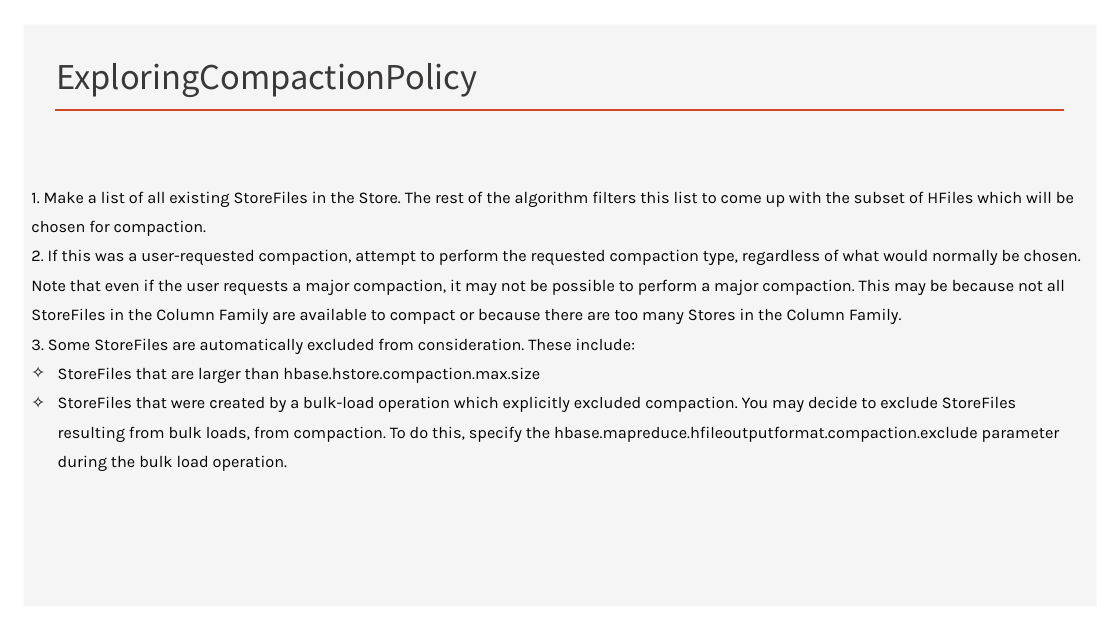
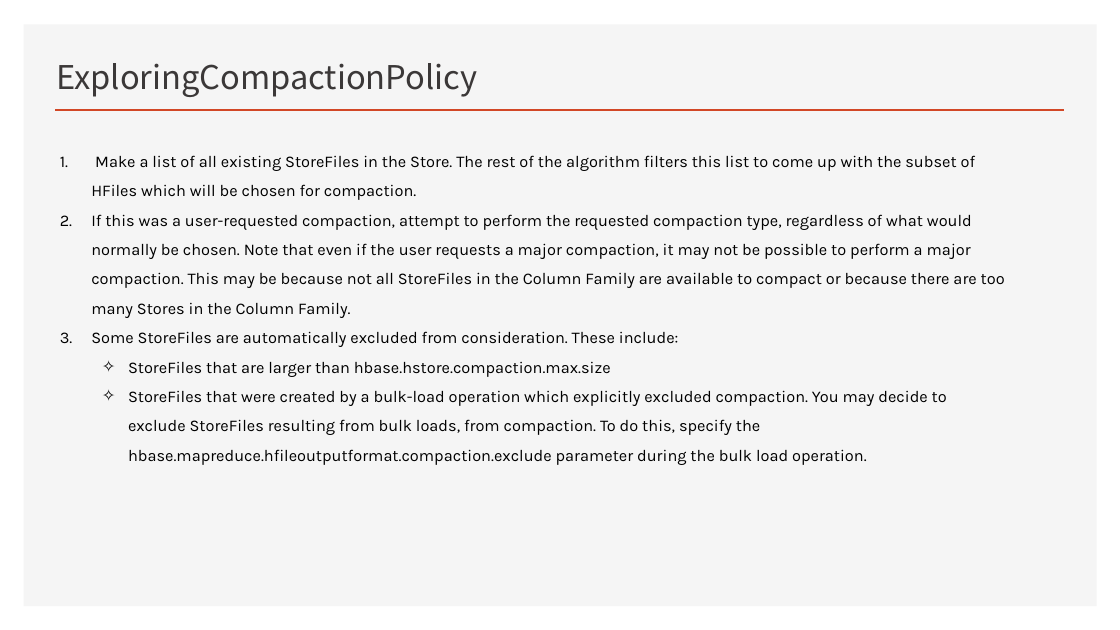
Before and after one commit to Zhangwusheng/Zhangwusheng.github.io, a slide deck: slide 40 of _posts/Hbase基本原理副本.pptx. Drawn at 1120x630 pixels with LibreOffice and Linux fonts; fonts in the diff are those of the drawing. Boxes give left, top, right and bottom in pixels: in the first picture for what was removed or moved away, otherwise in the second. Text is boxed around its words. In the diff, an @@ line names an element or a change of style, - is before the commit and + after.

```diff
--- a/_posts/Hbase基本原理副本.pptx
+++ b/_posts/Hbase基本原理副本.pptx
@@ text "Make a list of all ...": place and size @@
-text "Make a list of all ..." at [31,191,1081,471]
+text "Make a list of all ..." at [91,155,1005,465]
@@ text at [91,155,1005,347]: text changed @@
-1. Make a list of all existing StoreFiles in the Store. The rest of the algorithm filters this list to come up with the subset of HFiles which will be chosen for compaction.
-2. If this was a user-requested compaction, attempt to perform the requested compaction type, regardless of what would normally be chosen. Note that even if the user requests a major compaction, it may not be possible to perform a major compaction. This may be because not all StoreFiles in the Column Family are available to compact or because there are too many Stores in the Column Family.
-3. Some StoreFiles are automatically excluded from consideration. These include:
+1. Make a list of all existing StoreFiles in the Store. The rest of the algorithm filters this list to come up with the subset of HFiles which will be chosen for compaction.
+2. If this was a user-requested compaction, attempt to perform the requested compaction type, regardless of what would normally be chosen. Note that even if the user requests a major compaction, it may not be possible to perform a major compaction. This may be because not all StoreFiles in the Column Family are available to compact or because there are too many Stores in the Column Family.
+3. Some StoreFiles are automatically excluded from consideration. These include:
@@ text at [128,362,947,465]: list level 1 to 2 in "StoreFiles that are larger than ..."; list level 1 to 2 in "StoreFiles that were created by ..." @@
```
Also in this commit, not shown: 18 other slides changed, 3 slides removed.
